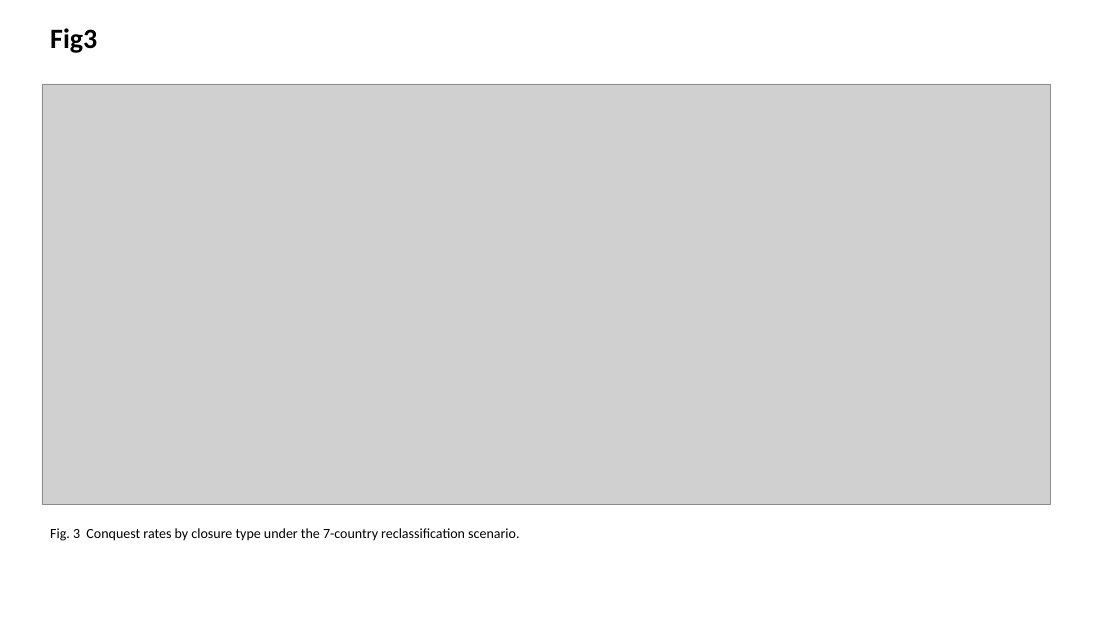
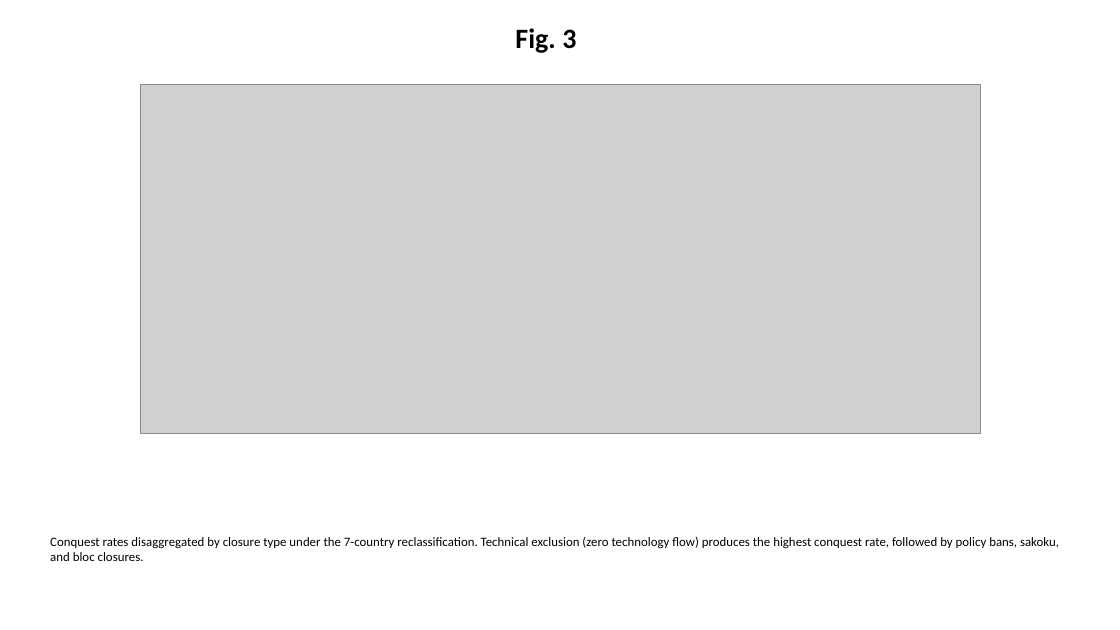
Before and after one commit to bougtoir/beyond-gdp-national-power, a slide deck: slide 3 of manuscript/figures_pptx.pptx. Drawn at 1120x630 pixels with LibreOffice and Linux fonts; fonts in the diff are those of the drawing; grey boxes stand for pictures. Boxes give left, top, right and bottom in pixels: in the first picture for what was removed or moved away, otherwise in the second. Text is boxed around its words. In the diff, an @@ line names an element or a change of style, - is before the commit and + after.

```diff
--- a/manuscript/figures_pptx.pptx
+++ b/manuscript/figures_pptx.pptx
@@ text at (515, 28, 576, 53): text changed @@
-Fig3
+Fig. 3
@@ picture: place and size @@
-picture at (42, 84, 1050, 504)
+picture at (140, 84, 981, 434)
@@ text at (50, 537, 1059, 561): text changed; size 12 to 11 pt @@
-Fig. 3 Conquest rates by closure type under the 7-country reclassification scenario.
+Conquest rates disaggregated by closure type under the 7-country reclassification. Technical exclusion (zero technology flow) produces the highest conquest rate, followed by policy bans, sakoku, and bloc closures.
```
Also in this commit, not shown: 2 other slides changed, 1 slide added, 1 slide removed, 6 other files.
